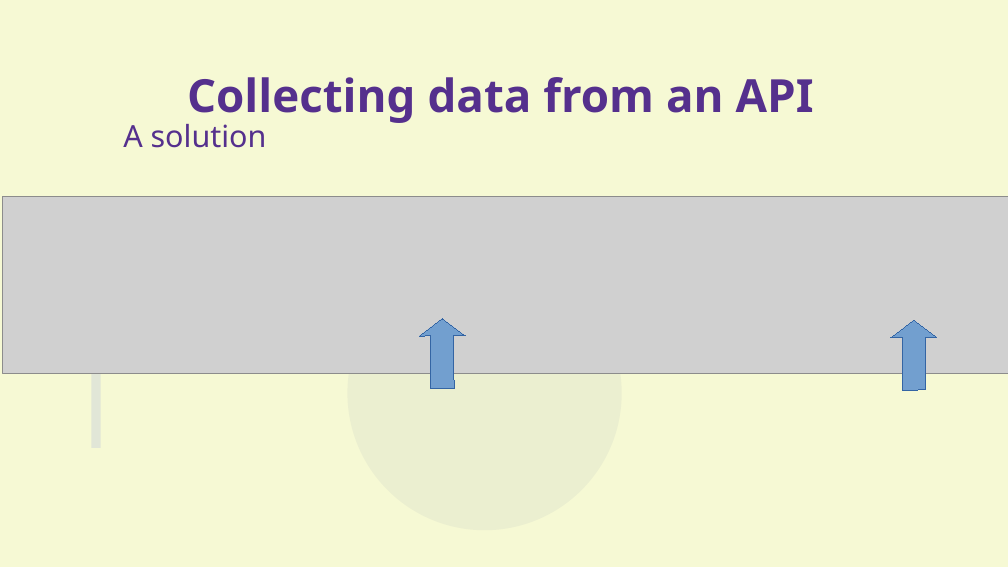
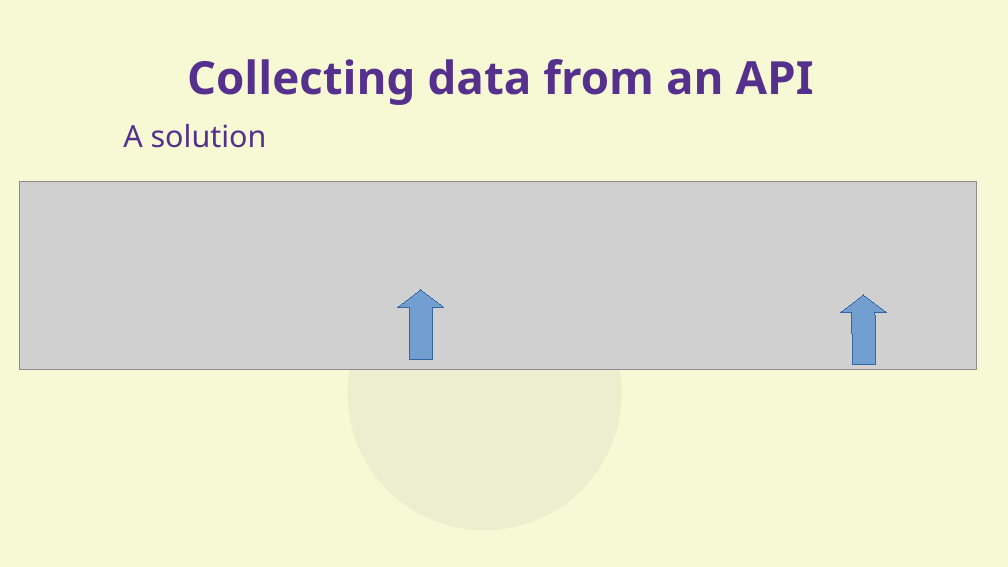
Before and after one commit to aram-de/aas_workshop_pub, a slide deck: slide 32 of presentation_KhanRev.odp. Drawn at 1008x567 pixels with LibreOffice and Linux fonts; fonts in the diff are those of the drawing; grey boxes stand for pictures. Boxes give left, top, right and bottom in pixels: in the first picture for what was removed or moved away, otherwise in the second. Text is boxed around its words. In the diff, an @@ line names an element or a change of style, - is before the commit and + after.

```diff
--- a/presentation_KhanRev.odp
+++ b/presentation_KhanRev.odp
@@ title "Collecting data from an API": place and size @@
-title "Collecting data from an API" at bbox=[187, 77, 814, 123]
+title "Collecting data from an API" at bbox=[187, 59, 814, 105]
@@ picture: place and size @@
-picture at bbox=[3, 197, 1008, 374]
+picture at bbox=[20, 181, 978, 370]
@@ rectangle removed at bbox=[91, 284, 101, 448] @@
@@ up arrow: place and size @@
-up arrow at bbox=[420, 318, 466, 389]
+up arrow at bbox=[398, 290, 444, 360]
@@ up arrow: place and size @@
-up arrow at bbox=[891, 320, 937, 391]
+up arrow at bbox=[840, 295, 886, 366]
```
Also in this commit, not shown: 26 other slides changed, 2 slides added, 5 slides removed, 2 other files.
